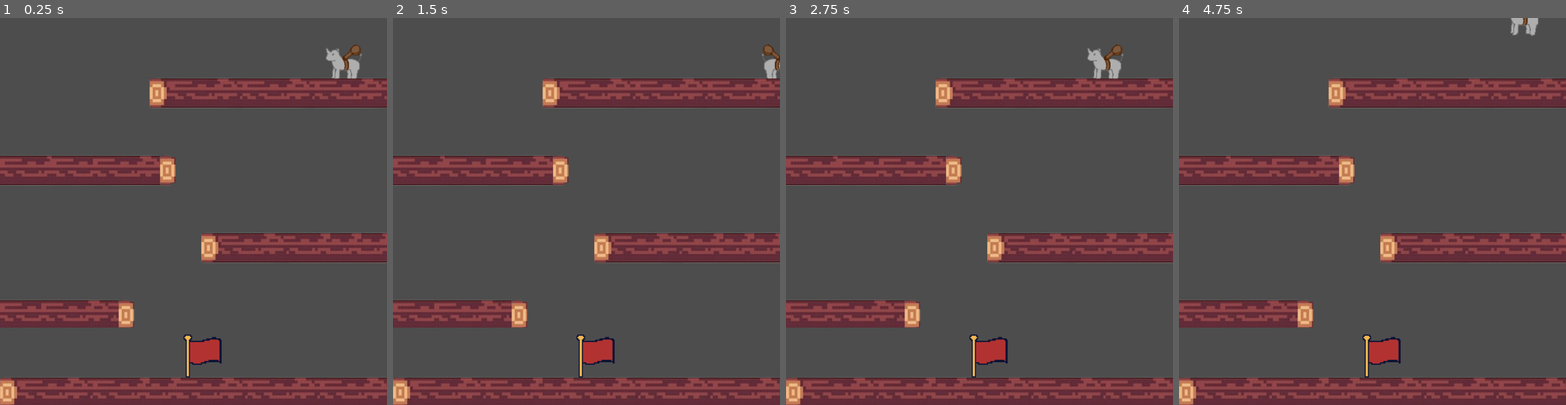
Above: before the commit, frames 1-4 (left to right).
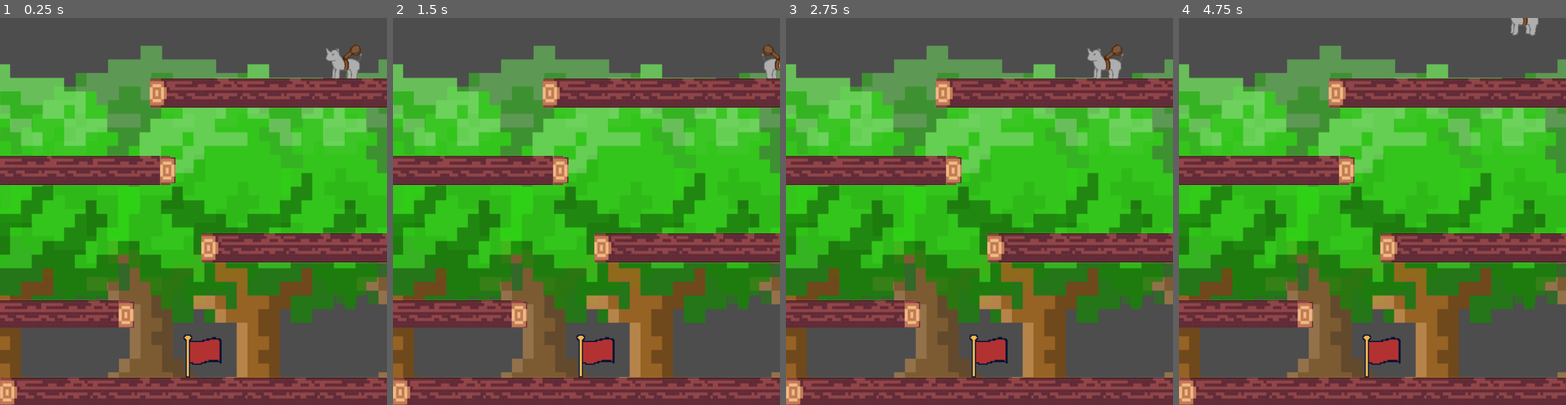
Above: after the commit, the same moments.

Repository: fiona-cai/HTV2023
Game: Godot game, scene res://levels/level_01.tscn
Same seed, same stepped clock (60 frames per second), same inputs: the game is played once before the commit and once after it.
Inputs:
- Up to frame 1 (0.25 s): no input
- Up to frame 2 (1.5 s): tap Enter at 0.5 s; hold Right (move_right) from 0.53 s (still down); tap Up (move_up) at 0.77 s
- Up to frame 3 (2.75 s): tap Up (move_up) at 1.52 s; release Right (move_right) at 2.03 s; hold Left (move_left) from 2.03 s (still down)
- Up to frame 4 (4.75 s): release Left (move_left) at 2.78 s; hold Right (move_right) 2.78-4.28 s; tap Up (move_up) at 3.02, 3.77, 4.52 s; tap Space at 4.25 s; hold Left (move_left) from 4.28 s (still down)

The runs differ from the first frame. In frame 1, 55% of the frame differs, in the area x 0-100%, y 7-94%; in frame 2, 55%; in frame 3, 55%; in frame 4, 55%.

Commit message:
ew mergining

Diff:
--- a/levels/level_01.tscn
+++ b/levels/level_01.tscn
@@ -1,8 +1,9 @@
-[gd_scene load_steps=6 format=3 uid="uid://cnbgqay6nfn6v"]
+[gd_scene load_steps=7 format=3 uid="uid://cnbgqay6nfn6v"]
 
 [ext_resource type="Texture2D" uid="uid://bfgd25uf1i8s7" path="res://art/tiles/log_tile.png" id="1_i38al"]
 [ext_resource type="PackedScene" uid="uid://chya1fwbo6x8v" path="res://player/player.tscn" id="2_qhyh2"]
 [ext_resource type="PackedScene" uid="uid://c65v3xtcu2qwg" path="res://misc/red_flag.tscn" id="3_muv2q"]
+[ext_resource type="Texture2D" uid="uid://88nkdkwj367p" path="res://art/sprites/Group 19.png" id="4_el3bb"]
 
 [sub_resource type="TileSetAtlasSource" id="TileSetAtlasSource_jw72b"]
 texture = ExtResource("1_i38al")
@@ -539,3 +540,9 @@
 
 [node name="Area2D" parent="." instance=ExtResource("3_muv2q")]
 position = Vector2(628, 1048)
+
+[node name="Group19" type="Sprite2D" parent="."]
+z_index = -1
+position = Vector2(636, 642.125)
+scale = Vector2(1.13594, 1.43114)
+texture = ExtResource("4_el3bb")
--- a/levels/level_02.tscn
+++ b/levels/level_02.tscn
@@ -1,8 +1,9 @@
-[gd_scene load_steps=6 format=3 uid="uid://dd4kxbyicibw4"]
+[gd_scene load_steps=7 format=3 uid="uid://dd4kxbyicibw4"]
 
 [ext_resource type="Texture2D" uid="uid://1vd53tplqp6x" path="res://art/tiles/seaweed.png" id="1_1p1ap"]
 [ext_resource type="PackedScene" uid="uid://chya1fwbo6x8v" path="res://player/player.tscn" id="2_2es55"]
 [ext_resource type="Texture2D" uid="uid://ccfvdbi5ai677" path="res://art/tiles/Vector 1.png" id="3_qp1bk"]
+[ext_resource type="Texture2D" uid="uid://b0ly0jqge1ab5" path="res://art/tiles/Group 1.png" id="4_vkkql"]
 
 [sub_resource type="TileSetAtlasSource" id="TileSetAtlasSource_ybcai"]
 texture = ExtResource("1_1p1ap")
@@ -933,5 +934,10 @@
 
 [node name="Vector2" type="Sprite2D" parent="."]
 z_index = -1
-position = Vector2(610, 472)
+position = Vector2(610, 415.5)
+scale = Vector2(1, 1.19024)
 texture = ExtResource("3_qp1bk")
+
+[node name="Group1" type="Sprite2D" parent="."]
+position = Vector2(977, 291)
+texture = ExtResource("4_vkkql")
Binary file added: art/sprites/Group 19.png
Not shown, added: art/sprites/Group 19.png.import
